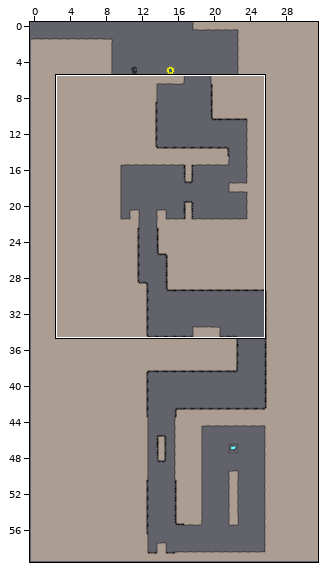
An edit to a level. Tiled map, raw/levelconverter/maps/l09.tmx. Above, an overview of the earlier version with the close-up marked.
Close-up. Earlier state:
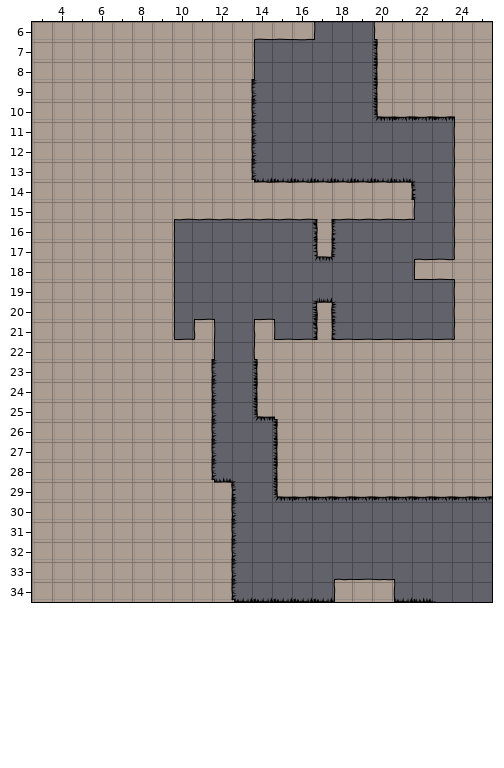
Cells are 40x40 px. Shown: x 3..25, y 6..34.
Once edited:
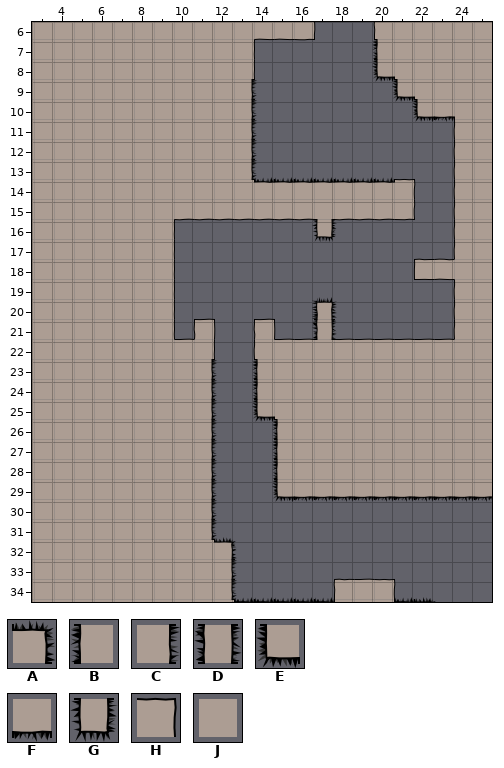
Key: from "objectpalette": A 42, B 48, C 50, D 51, E 56, F 57, G 59; from "world1": H 10, J 17.
_ is an empty cell.
Change:
Layer "walls":
Tile H is added in row 14 at x 21.
The edit erases tile J in row 9 at x 21; in rows 29 to 31 at x 11.
Layer "objects":
Tile A replaces tile C in row 32 at x 12.
Tile C is added in rows 29 to 31 at x 11.
Tile E replaces tile B in row 8 at x 20.
Tile E replaces tile F in row 10 at x 22.
Tile E is added in row 9 at x 21.
Tile G replaces tile D in row 16 at x 17.
The edit erases tile A in row 14 at x 21; in row 29 at x 12.
The edit erases tile B in row 9 at x 20.
The edit erases tile C in rows 30 to 31 at x 12.
The edit erases tile E in row 10 at x 20.
The edit erases tile F in row 10 at x 21.
The edit erases tile G in row 17 at x 17.
Pixel boxes of the changes (left, top, right, bottom) in both close-ups:
changed: (372, 60, 434, 122)
changed: (394, 177, 417, 200)
changed: (312, 220, 337, 262)
changed: (211, 477, 237, 559)
